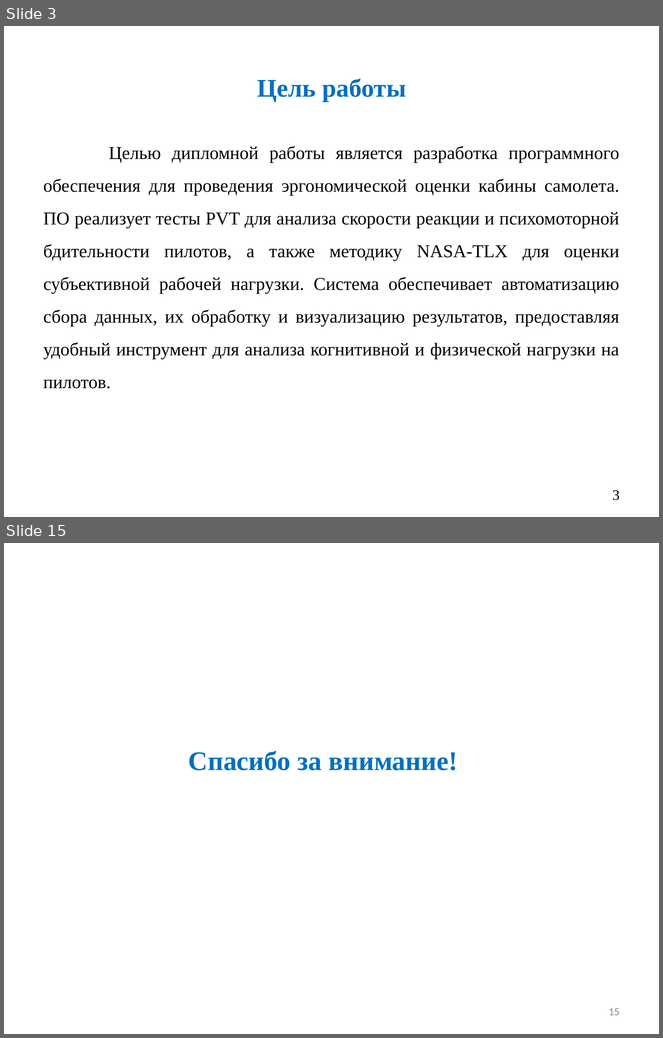
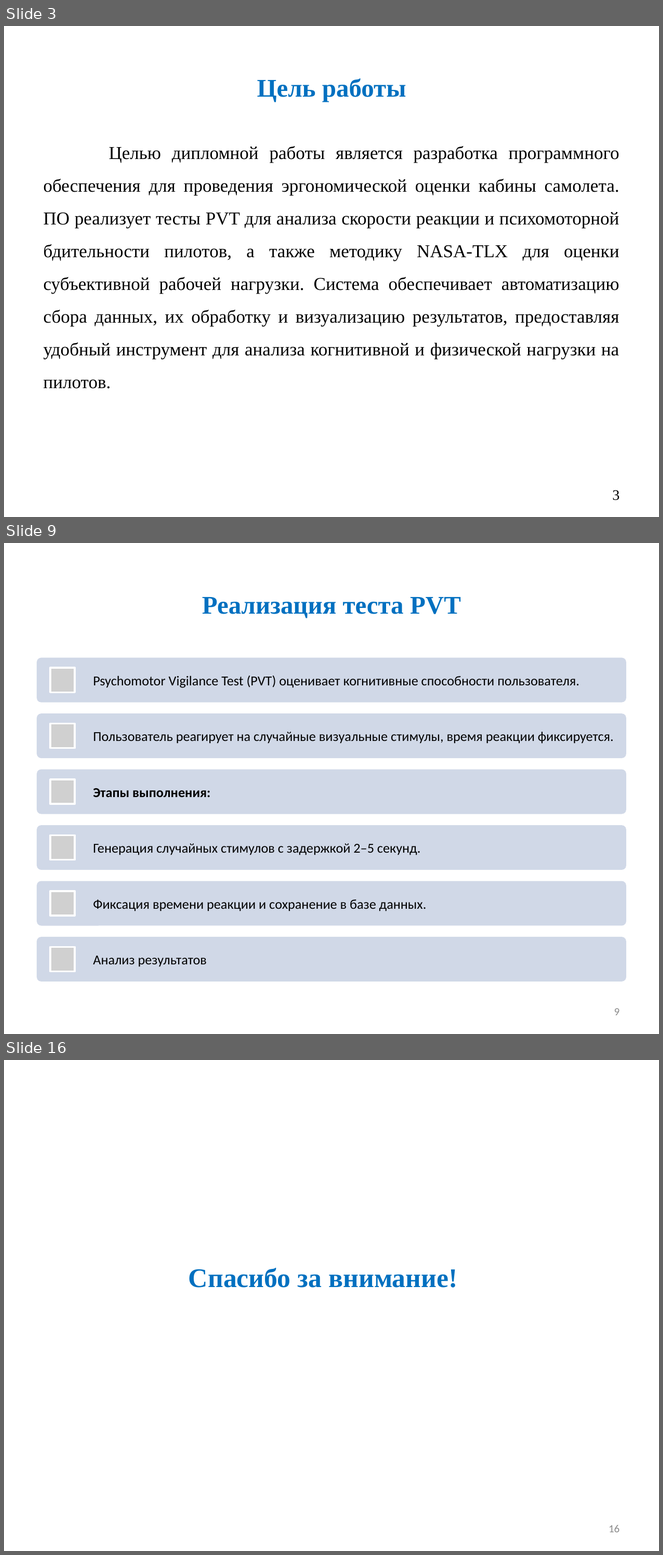
Before and after one commit to Ch1kez/PVT_NASA-TLX, a slide deck: Диплом/Презентация/презентация Курнаев.pptx. Shown one above the other, each under a label of ours: slides 3 and 15 before the commit, slides 3, 9 and 16 after it; the slides between them are not shown. The pictures are 663x1038 and 663x1555 pixels, drawn with LibreOffice and Linux fonts; fonts in the diff are those of the drawing; grey boxes stand for pictures. Boxes give left, top, right and bottom in pixels: in the first picture for what was removed or moved away, otherwise in the second. Text is boxed around its words. In the diff, an @@ line names an element or a change of style, - is before the commit and + after.

```diff
--- a/Диплом/Презентация/презентация Курнаев.pptx
+++ b/Диплом/Презентация/презентация Курнаев.pptx
@@ slide 9 added at [4, 543, 659, 1034], background #FFFFFF @@
@@ title added at [202, 597, 461, 618], 28 pt, text #0070C0, bold @@
+Реализация теста PVT
@@ group added at [37, 657, 626, 982]: 6 rounded rectangles, 6 pictures, 6 texts @@
+Psychomotor Vigilance Test (PVT) оценивает когнитивные способности пользователя.
+Пользователь реагирует на случайные визуальные стимулы, время реакции фиксируется.
+Этапы выполнения:
+Генерация случайных стимулов с задержкой 2–5 секунд.
+Фиксация времени реакции и сохранение в базе данных.
+Анализ результатов
@@ page number added at [614, 1008, 620, 1016], 12 pt, text #8C8C8C @@
+9
@@ what was slide 15 is now slide 16 @@
@@ page number at [609, 1525, 620, 1533]: text changed @@
-15
+16
```
Also in this commit, not shown: 5 slides changed, 7 other slides added, 9 slides removed, 1 other file.
